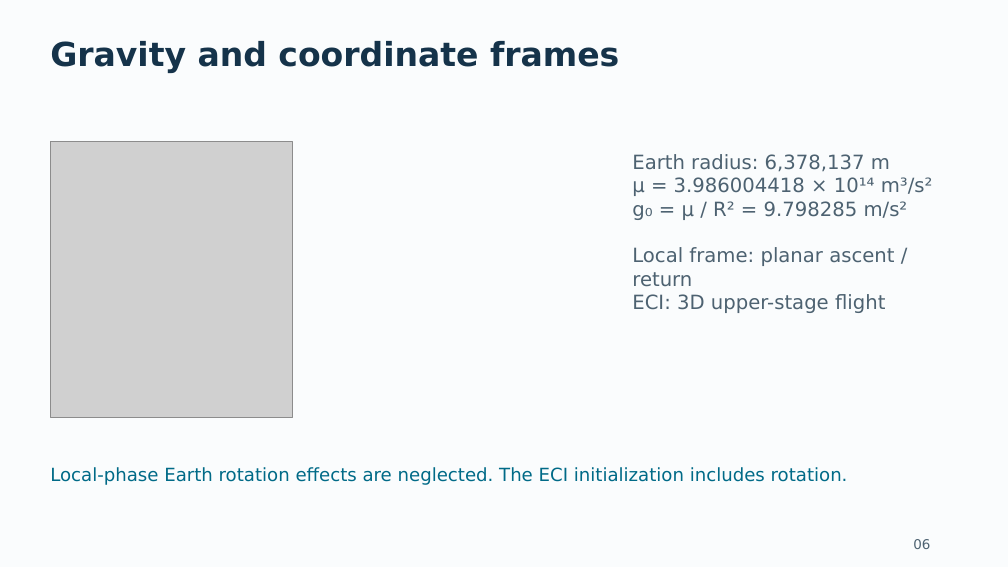
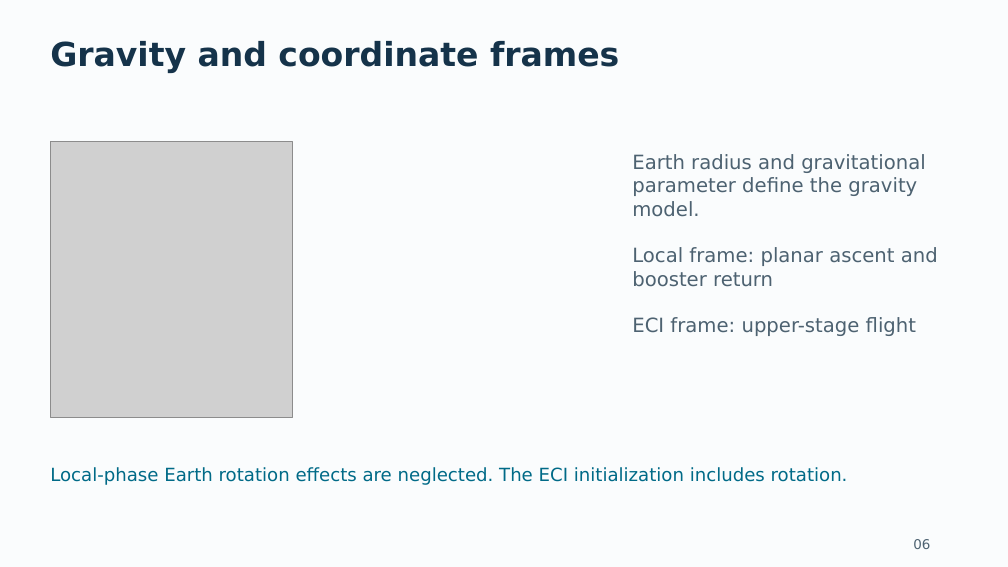
Before and after one commit to pukmark/LaunchVehicleOptimization, a slide deck: slide 6 of Launch_Vehicle_Optimization_GitHub_Current.pptx. Drawn at 1008x567 pixels with LibreOffice and Linux fonts; fonts in the diff are those of the drawing; grey boxes stand for pictures. Boxes give left, top, right and bottom in pixels: in the first picture for what was removed or moved away, otherwise in the second. Text is boxed around its words. In the diff, an @@ line names an element or a change of style, - is before the commit and + after.

```diff
--- a/Launch_Vehicle_Optimization_GitHub_Current.pptx
+++ b/Launch_Vehicle_Optimization_GitHub_Current.pptx
@@ text at <box>632,154,938,336</box>: text changed @@
-Earth radius: 6,378,137 m
-μ = 3.986004418 × 10¹⁴ m³/s²
-g₀ = μ / R² = 9.798285 m/s²
-Local frame: planar ascent / return
-ECI: 3D upper-stage flight
+Earth radius and gravitational parameter define the gravity model.
+Local frame: planar ascent and booster return
+ECI frame: upper-stage flight
```
Also in this commit, not shown: 17 other slides changed, 12 other files.
